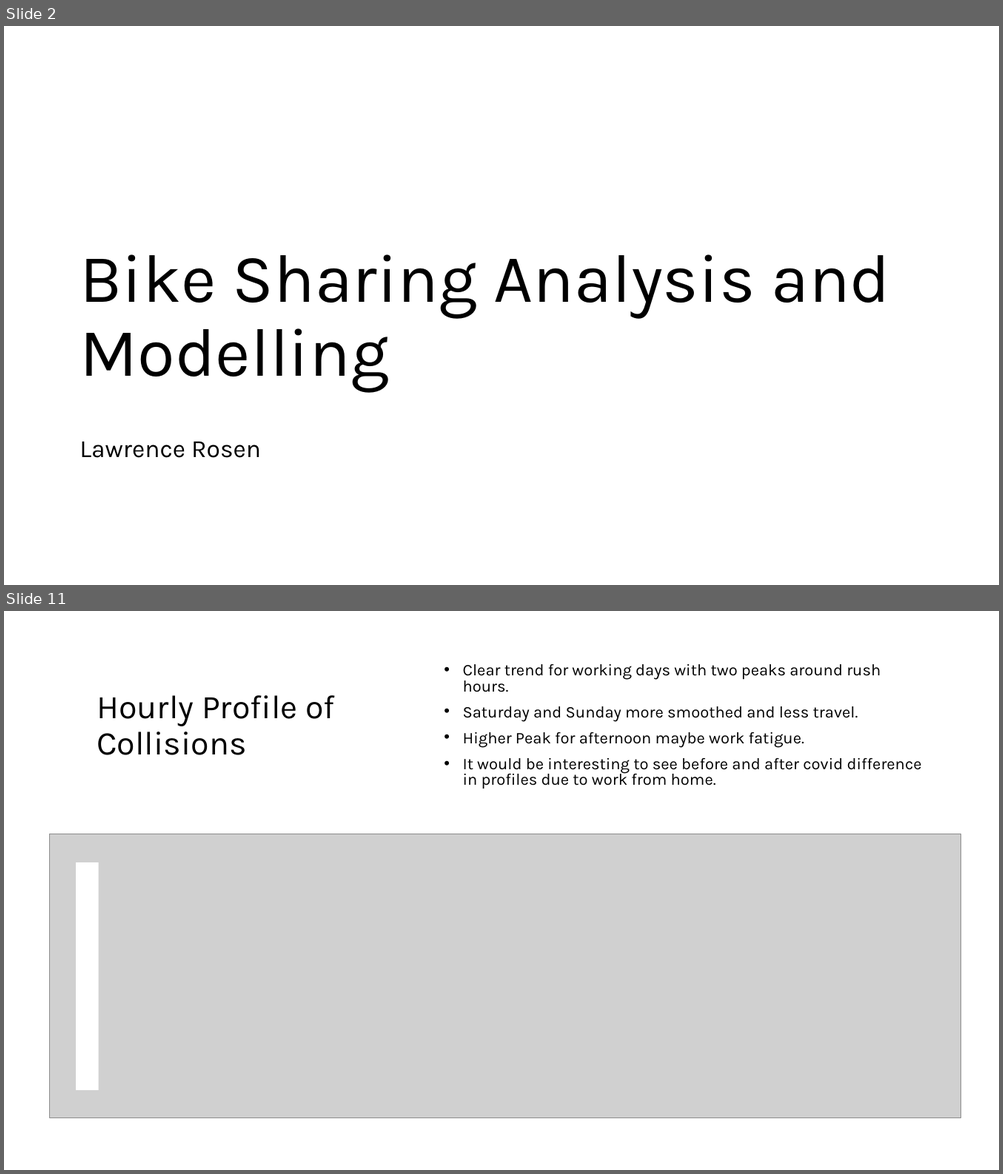
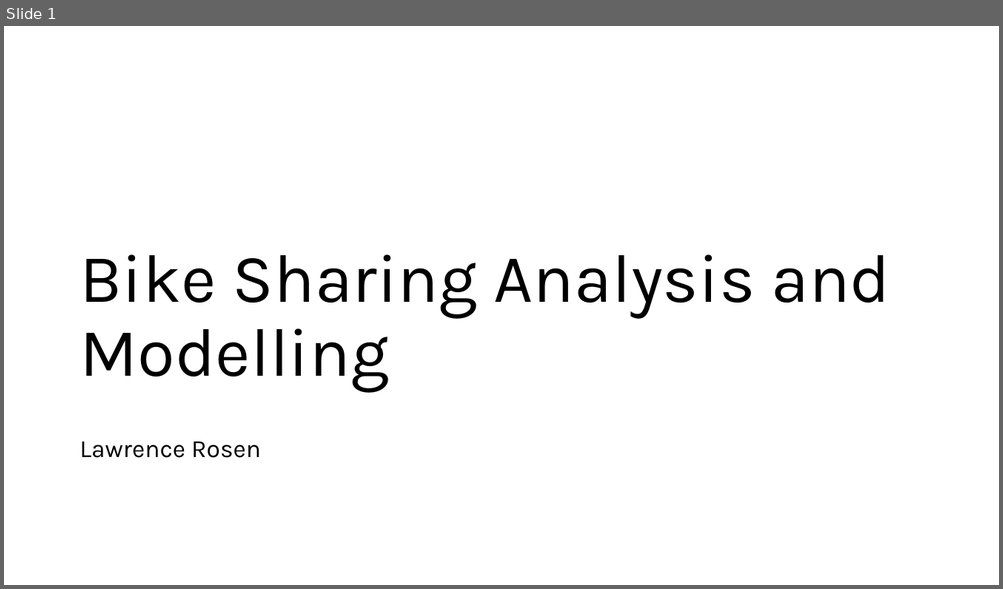
Before and after one commit to lrcode97/bike_demand_2025, a slide deck: presentation.pptx. Shown one above the other, each under a label of ours: slides 2 and 11 before the commit, slide 1 after it; the slides between them are not shown. The pictures are 1003x1174 and 1003x589 pixels, drawn with LibreOffice and Linux fonts; fonts in the diff are those of the drawing; grey boxes stand for pictures. Boxes give left, top, right and bottom in pixels: in the first picture for what was removed or moved away, otherwise in the second. Text is boxed around its words. In the diff, an @@ line names an element or a change of style, - is before the commit and + after.

```diff
--- a/presentation.pptx
+++ b/presentation.pptx
@@ slide 11 removed at (4,611,999,1170), background #FFFFFF @@
@@ text removed at (463,664,922,789) @@
-• Clear trend for working days with two peaks around rush hours.
-• Saturday and Sunday more smoothed and less travel.
-• Higher Peak for afternoon maybe work fatigue.
-• It would be interesting to see before and after covid difference in profiles due to work from home.
@@ title removed at (96,695,336,755) @@
-Hourly Profile of Collisions
@@ picture removed at (50,834,961,1119) @@
@@ rectangle removed at (76,863,98,1091) @@
@@ what was slide 2 is now slide 1 @@
```
Also in this commit, not shown: 6 slides changed, 8 slides added, 8 other slides removed, 12 other files.
